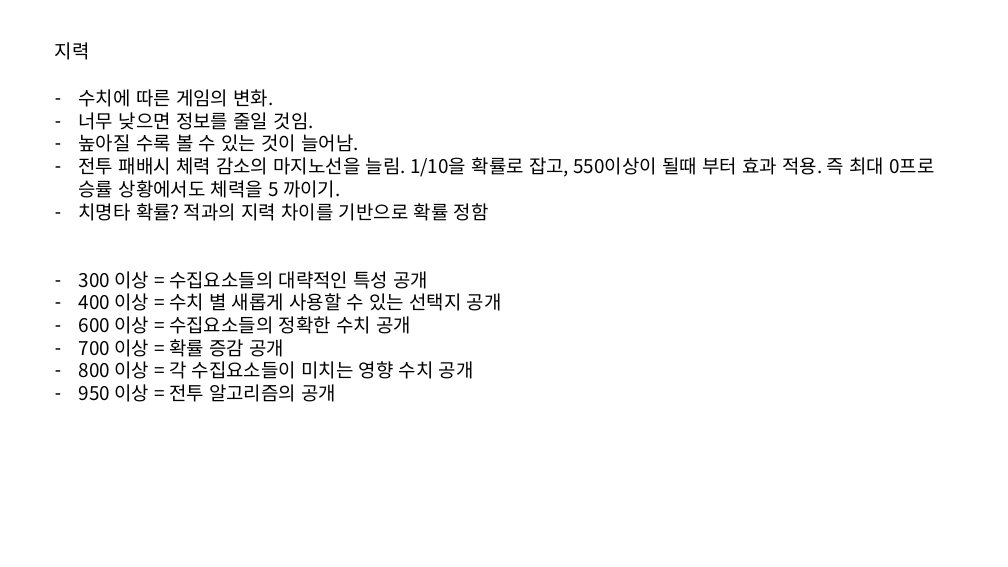
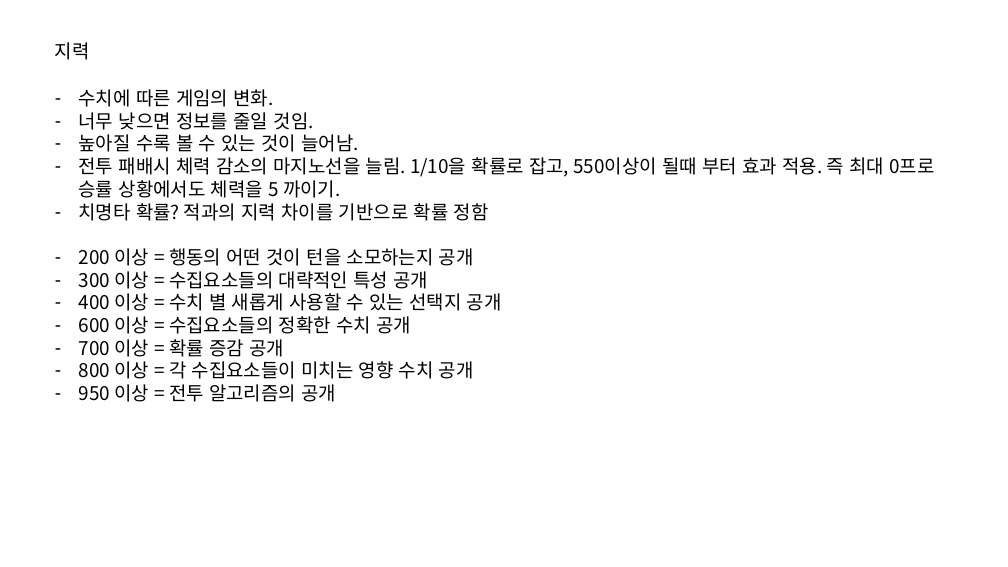
Before and after one commit to IdfKLeh/capstone, a slide deck: slide 3 of 육성.pptx. Drawn at 1008x567 pixels with LibreOffice and Linux fonts; fonts in the diff are those of the drawing. Boxes give left, top, right and bottom in pixels: in the first picture for what was removed or moved away, otherwise in the second. Text is boxed around its words. In the diff, an @@ line names an element or a change of style, - is before the commit and + after.

```diff
--- a/육성.pptx
+++ b/육성.pptx
@@ text at [79,248,474,266]: paragraph added @@
+– 200 이상 = 행동의 어떤 것이 턴을 소모하는지 공개
```
Also in this commit, not shown: 1 slide added, 4 other files.
